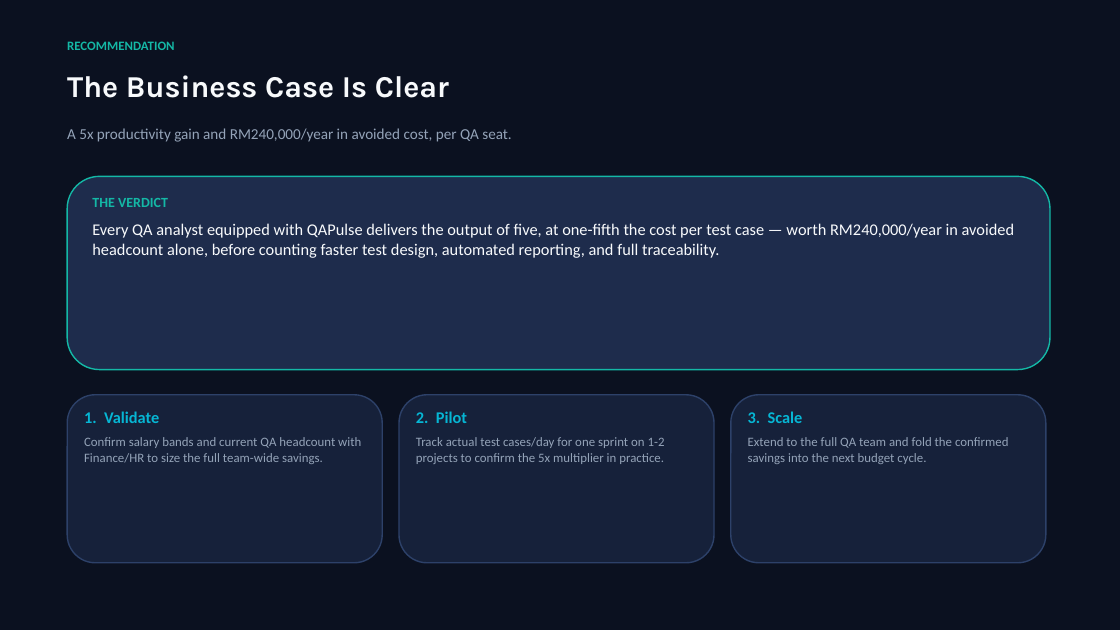
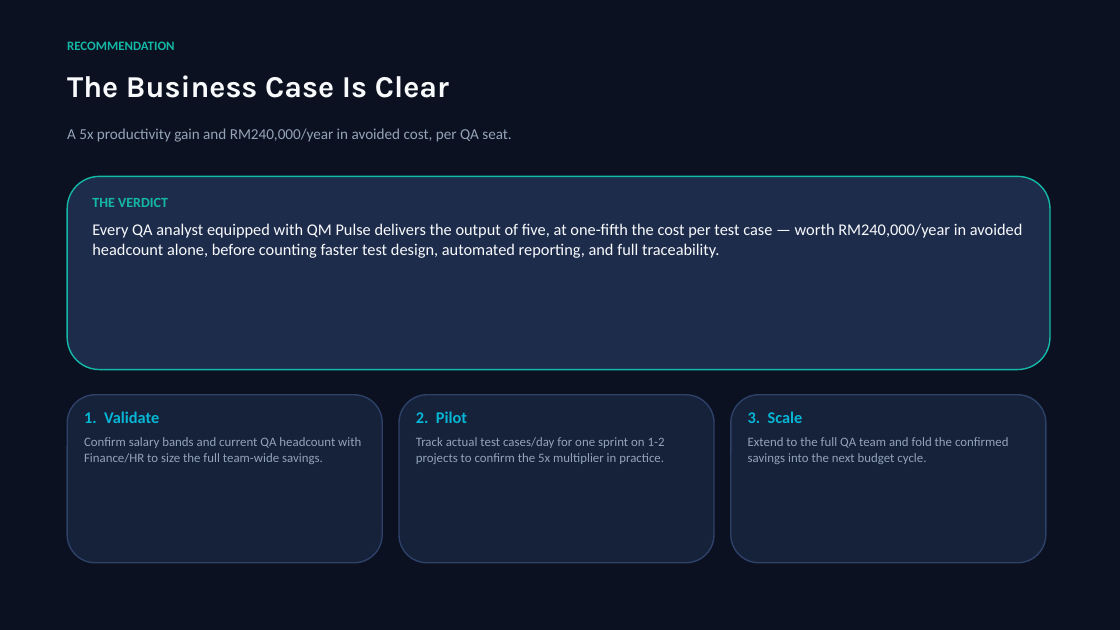
Before and after one commit to syamilsamat/QAPulse, a slide deck: slide 9 of QM_Pulse_ROI_Presentation.pptx. Drawn at 1120x630 pixels with LibreOffice and Linux fonts; fonts in the diff are those of the drawing. Boxes give left, top, right and bottom in pixels: in the first picture for what was removed or moved away, otherwise in the second. Text is boxed around its words. In the diff, an @@ line names an element or a change of style, - is before the commit and + after.

```diff
--- a/QM_Pulse_ROI_Presentation.pptx
+++ b/QM_Pulse_ROI_Presentation.pptx
@@ text at box(92, 223, 1022, 258): text changed @@
-Every QA analyst equipped with QAPulse delivers the output of five, at one-fifth the cost per test case — worth RM240,000/year in avoided headcount alone, before counting faster test design, automated reporting, and full traceability.
+Every QA analyst equipped with QM Pulse delivers the output of five, at one-fifth the cost per test case — worth RM240,000/year in avoided headcount alone, before counting faster test design, automated reporting, and full traceability.
```
Also in this commit, not shown: 8 other slides changed, 7 other files.
